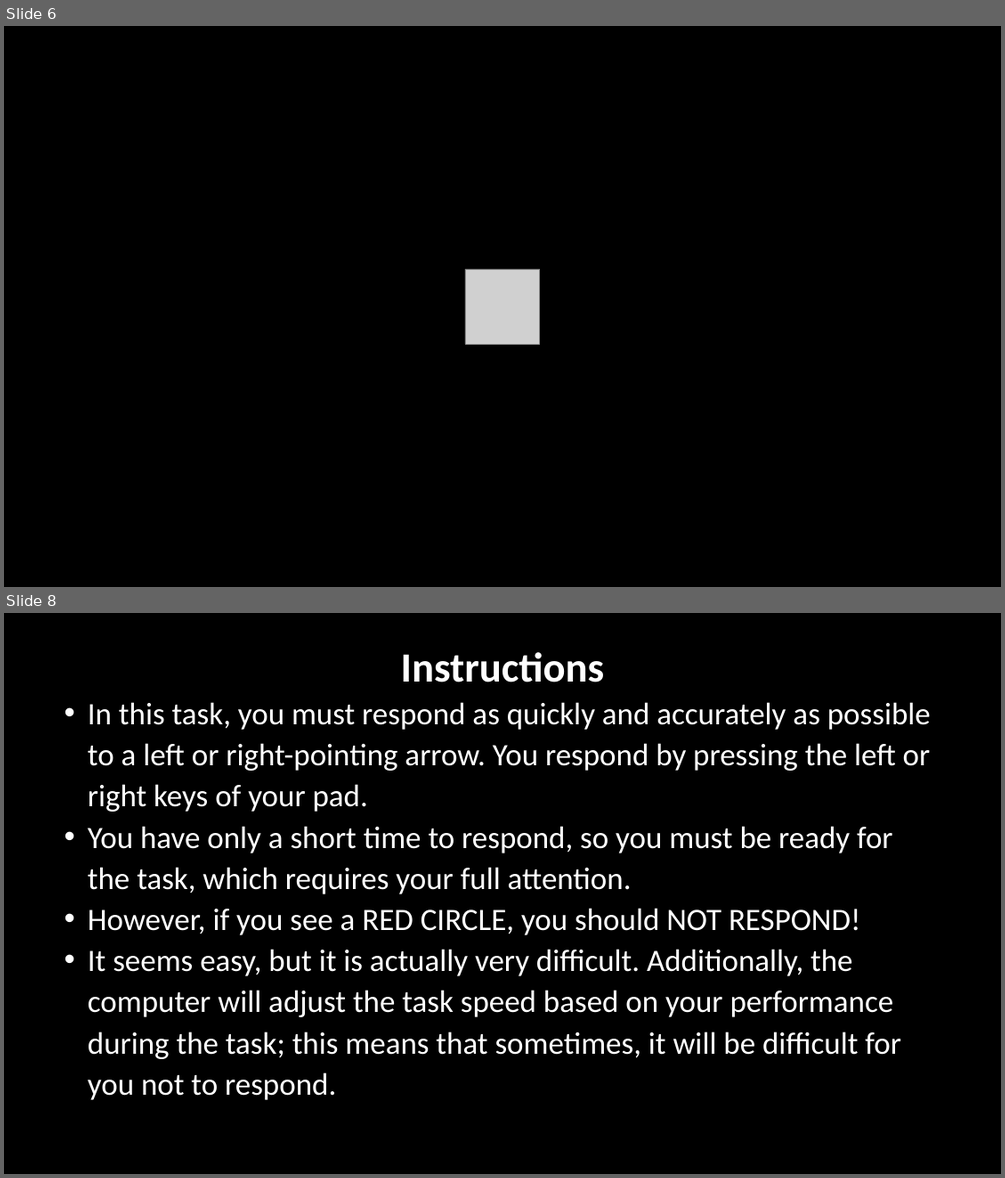
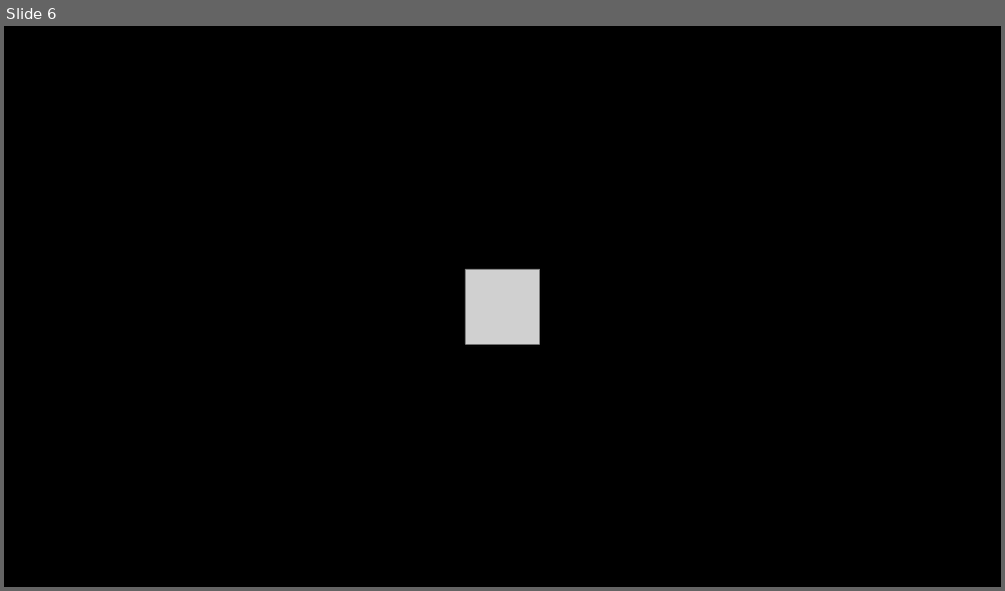
Before and after one commit to LabBench-Society/Protocols, a slide deck: intro.labbench/StopSignalGameImages.pptx. Shown one above the other, each under a label of ours: slides 6 and 8 before the commit, slide 6 after it; the slides between them are not shown. The pictures are 1005x1178 and 1005x591 pixels, drawn with LibreOffice and Linux fonts; fonts in the diff are those of the drawing; grey boxes stand for pictures. Boxes give left, top, right and bottom in pixels: in the first picture for what was removed or moved away, otherwise in the second. Text is boxed around its words. In the diff, an @@ line names an element or a change of style, - is before the commit and + after.

```diff
--- a/intro.labbench/StopSignalGameImages.pptx
+++ b/intro.labbench/StopSignalGameImages.pptx
@@ slide 8 removed at [4, 613, 1001, 1174], background #000000 @@
@@ text removed at [88, 652, 930, 1100] @@
-Instructions
-• In this task, you must respond as quickly and accurately as possible to a left or right-pointing arrow. You respond by pressing the left or right keys of your pad.
-• You have only a short time to respond, so you must be ready for the task, which requires your full attention.
-• However, if you see a RED CIRCLE, you should NOT RESPOND!
-• It seems easy, but it is actually very difficult. Additionally, the computer will adjust the task speed based on your performance during the task; this means that sometimes, it will be difficult for you not to respond.
```
Also in this commit, not shown: 1 slide changed, 5 other files.
